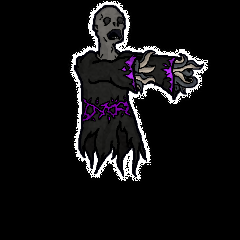
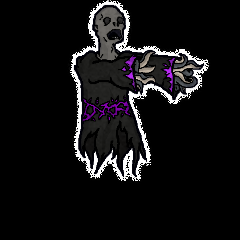
Two versions of the same layered image (240 x 240). Layer-by-layer changes:
painted on "diffuse" over 72, 0, 209, 179
